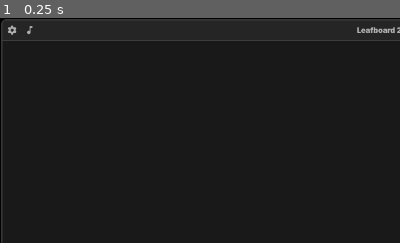
Above: before the commit, frame 1.
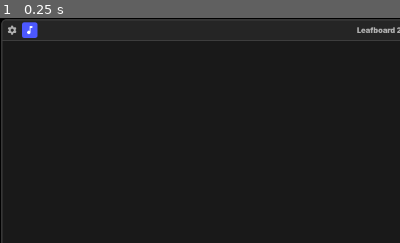
Above: after the commit, the same moment.

Repository: Dinno-DEV/leafboard
Game: Godot game, scene res://root_scenes/MainScene.tscn
Two runs of this game, one before a commit and one after it. Both use one fixed random seed, a clock stepped at 60 frames per second and the inputs below.
Inputs:
- Up to frame 1 (0.25 s): no input
The pictures show only the part of the screen within x 0-50%, y 0-50%; the shares and areas given below are measured in that part.

The runs differ from the first frame. In frame 1, 0.3% of the frame differs, in the area x 5-10%, y 1-9%.

Commit message:
Update WindowHeader.tscn
window header's selector will now pick the soundboard id button on ready

Diff:
--- a/components/WindowHeader.tscn
+++ b/components/WindowHeader.tscn
@@ -38,6 +38,7 @@
 size_flags_horizontal = 0
 theme_override_constants/separation = 3
 script = ExtResource("1_exi6l")
+select_on_ready = 1
 metadata/_custom_type_script = "uid://dqdm5g0baxqp8"
 
 [node name="Settings" type="Button" parent="HBoxContainer/Selector"]
